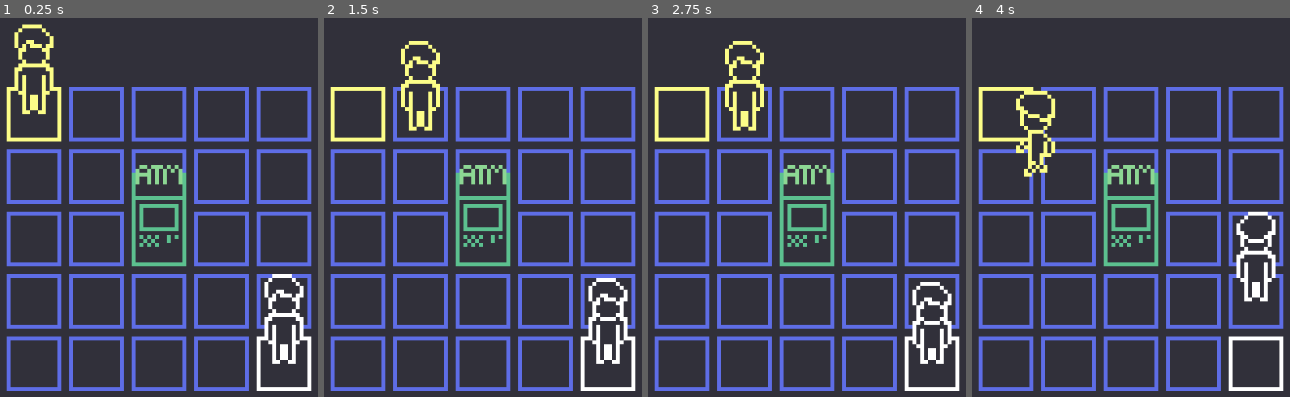
Above: before the commit, frames 1-4 (left to right).
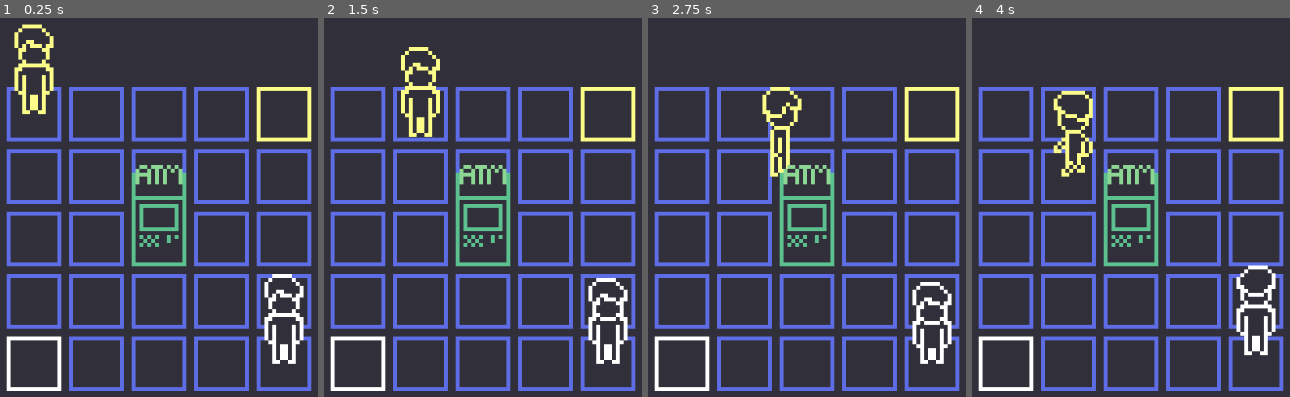
Above: after the commit, the same moments.

Repository: kylesmartin/PayItForward
Game: Godot game, scene res://Scenes/LevelTemplate.tscn
The game is run twice, just before and just after one commit, with the same random seed, the same clock (stepped at 60 frames per second) and the same inputs.
Inputs (mouse positions are in pixels of both pictures, inside the frame that each line leads up to):
- Up to frame 1 (0.25 s): no input
- Up to frame 2 (1.5 s): move the mouse to (outside the picture) at 0.52 s; hold D (move_right) 0.53-1.28 s; tap Mouse wheel down (scroll_down) at 0.6 s; tap Mouse wheel up (scroll_up) at 0.8, 1.35 s; move the mouse to (outside the picture) at 1.27 s; hold S (move_down) from 1.28 s (still down)
- Up to frame 3 (2.75 s): tap E (interact, bound only after the commit) at 1.55, 2.1 s; move the mouse to (886, 135) at 2.02 s; release S (move_down) at 2.03 s; hold D (move_right) from 2.03 s (still down); tap Space (space, bound only after the commit) at 2.3 s
- Up to frame 4 (4 s): move the mouse to (1089, 332) at 2.77 s; release D (move_right) at 2.78 s; hold W (move_up) 2.78-3.53 s; tap Space (space, bound only after the commit) at 2.85 s; tap Mouse wheel down (scroll_down) at 3.05, 3.6 s; move the mouse to (outside the picture) at 3.52 s; hold A (move_left) from 3.53 s (still down); tap Mouse wheel up (scroll_up) at 3.8 s

The runs differ from the first frame. In frame 1, 2.9% of the frame differs, in the area x 1-99%, y 18-99%; in frame 2, 4.4%; in frame 3, 5.6%; in frame 4, 7.8%.

Commit message:
Make ATM fundable

Diff:
--- a/PayItForward/Scenes/ATM.tscn
+++ b/PayItForward/Scenes/ATM.tscn
@@ -7,19 +7,29 @@
 atlas = ExtResource( 1 )
 region = Rect2( 0, 0, 16, 32 )
 
+[sub_resource type="AtlasTexture" id=3]
+atlas = ExtResource( 1 )
+region = Rect2( 16, 0, 16, 32 )
+
 [sub_resource type="SpriteFrames" id=2]
 animations = [ {
 "frames": [ SubResource( 1 ) ],
 "loop": true,
-"name": "normal",
+"name": "off",
+"speed": 5.0
+}, {
+"frames": [ SubResource( 3 ) ],
+"loop": true,
+"name": "on",
 "speed": 5.0
 } ]
 
 [node name="ATM" type="Node2D"]
 z_index = 1
 script = ExtResource( 2 )
+animated_sprite_path = NodePath("Sprite")
 
 [node name="Sprite" type="AnimatedSprite" parent="."]
 position = Vector2( 0, -9 )
 frames = SubResource( 2 )
-animation = "normal"
+animation = "on"
--- a/PayItForward/Scenes/LevelTemplate.tscn
+++ b/PayItForward/Scenes/LevelTemplate.tscn
@@ -6,6 +6,7 @@
 script = ExtResource( 1 )
 grid = [ [ 3, 1, 1, 1, 1 ], [ 1, 1, 1, 1, 1 ], [ 1, 1, 2, 1, 1 ], [ 1, 1, 1, 1, 1 ], [ 1, 1, 1, 1, 3 ] ]
 player_starts = [ Vector3( 0, 0, 50 ), Vector3( 4, 4, 30 ) ]
+player_finishes = [ Vector2( 0, 4 ), Vector2( 4, 0 ) ]
 
 [node name="Camera2D" type="Camera2D" parent="."]
 position = Vector2( 32, 32 )
--- a/PayItForward/Scripts/Player/States/idle.gd
+++ b/PayItForward/Scripts/Player/States/idle.gd
@@ -24,6 +24,10 @@
 func update(delta: float) -> void:
 	if !is_active or !player.is_active:
 		return
+
+	if Input.is_action_just_pressed("interact") and player.current_tile.upper_neighbor != null and player.current_tile.upper_neighbor.atm != null:
+		var atm: ATM = player.current_tile.upper_neighbor.atm as ATM
+		atm.transfer_funds(player, 1)
 
 	# give money OR transition out of idle if the movement is valid
 	if Input.is_action_just_pressed("move_up"):
--- a/PayItForward/Scripts/Player/States/walk.gd
+++ b/PayItForward/Scripts/Player/States/walk.gd
@@ -33,7 +33,7 @@
 	# play animation
 	animated_sprite.play("walk_%s" % direction)
 	# decrement player balance
-	player.withdraw_funds(1) # TODO: set movement cost as a constant somewhere
+	player.remove_funds(1) # TODO: set movement cost as a constant somewhere
 	print("Player %d balance is now %d" % [player.id, player.balance]) # TODO: send signal here
 
 
--- a/PayItForward/Scripts/Player/player.gd
+++ b/PayItForward/Scripts/Player/player.gd
@@ -17,29 +17,33 @@
 
 
 func fund_neighbor(direction: String) -> bool:
-	if direction == "forward" && current_tile.lower_neighbor != null && current_tile.lower_neighbor.occupant != null:
-		withdraw_funds(1)
-		var recipient: Player = current_tile.lower_neighbor.occupant as Player
-		recipient.add_funds(1)
-		print("Player %d gave player %d one dollar" % [id, recipient.id])
+	if direction == "forward" && current_tile.lower_neighbor != null && (current_tile.lower_neighbor.occupant != null or current_tile.lower_neighbor.atm != null):
+		var recipient: Fundable = current_tile.lower_neighbor.occupant as Fundable
+		if current_tile.lower_neighbor.atm != null:
+			recipient = current_tile.lower_neighbor.atm
+		transfer_funds(recipient, 1)
+		print("Player %d gave one dollar" % id)
 		return true
-	elif direction == "backward" && current_tile.upper_neighbor != null && current_tile.upper_neighbor.occupant != null:
-		withdraw_funds(1)
-		var recipient: Player = current_tile.upper_neighbor.occupant as Player
-		recipient.add_funds(1)
-		print("Player %d gave player %d one dollar" % [id, recipient.id])
+	elif direction == "backward" && current_tile.upper_neighbor != null && (current_tile.upper_neighbor.occupant != null or current_tile.upper_neighbor.atm != null):
+		var recipient: Fundable = current_tile.upper_neighbor.occupant as Fundable
+		if current_tile.upper_neighbor.atm != null:
+			recipient = current_tile.upper_neighbor.atm
+		transfer_funds(recipient, 1)
+		print("Player %d gave one dollar" % id)
 		return true
-	elif direction == "left" && current_tile.left_neighbor != null && current_tile.left_neighbor.occupant != null:
-		withdraw_funds(1)
-		var recipient: Player = current_tile.left_neighbor.occupant as Player
-		recipient.add_funds(1)
-		print("Player %d gave player %d one dollar" % [id, recipient.id])
+	elif direction == "left" && current_tile.left_neighbor != null && (current_tile.left_neighbor.occupant != null or current_tile.left_neighbor.atm != null):
+		var recipient: Fundable = current_tile.left_neighbor.occupant as Fundable
+		if current_tile.left_neighbor.atm != null:
+			recipient = current_tile.left_neighbor.atm
+		transfer_funds(recipient, 1)
+		print("Player %d gave one dollar" % id)
 		return true
-	elif direction == "right" && current_tile.right_neighbor != null && current_tile.right_neighbor.occupant != null:
-		withdraw_funds(1)
-		var recipient: Player = current_tile.right_neighbor.occupant as Player
-		recipient.add_funds(1)
-		print("Player %d gave player %d one dollar" % [id, recipient.id])
+	elif direction == "right" && current_tile.right_neighbor != null && (current_tile.right_neighbor.occupant != null or current_tile.right_neighbor.atm != null):
+		var recipient: Fundable = current_tile.right_neighbor.occupant as Fundable
+		if current_tile.right_neighbor.atm != null:
+			recipient = current_tile.right_neighbor.atm
+		transfer_funds(recipient, 1)
+		print("Player %d gave one dollar" % id)
 		return true
 	return false
 
--- a/PayItForward/Scripts/atm.gd
+++ b/PayItForward/Scripts/atm.gd
@@ -2,6 +2,20 @@
 extends Fundable
 
 var current_tile: GridTile
+
+export var animated_sprite_path = NodePath()
+
+onready var animated_sprite: AnimatedSprite = get_node(animated_sprite_path)
+
+
+func _process(delta) -> void:
+	if current_tile.lower_neighbor == null:
+		return
+
+	if current_tile.lower_neighbor.occupant != null:
+		animated_sprite.play("on")
+	else:
+		animated_sprite.play("off")
 
 
 # sets the current tile and occupies it
--- a/PayItForward/Scripts/fundable.gd
+++ b/PayItForward/Scripts/fundable.gd
@@ -4,12 +4,13 @@
 var balance: int = 0
 
 
-func add_funds(funds: int) -> void:
-	balance += funds
+func transfer_funds(target: Fundable, amount: int):
+	remove_funds(amount)
+	target.balance += amount
 
 
-func withdraw_funds(funds: int) -> void:
-	if (funds > balance):
-		push_error("Fundable.withdraw_funds: Insufficient funds (request: %d, balance: %d)" % [funds, balance])
+func remove_funds(amount: int):
+	if (amount > balance):
+		push_error("fundable.remove_funds: Insufficient funds (request: %d, balance: %d)" % [amount, balance])
 		return
-	balance -= funds
+	balance -= amount
--- a/PayItForward/Scripts/grid_generator.gd
+++ b/PayItForward/Scripts/grid_generator.gd
@@ -54,9 +54,9 @@
 	Vector3(0, 0, 0)
 ]
 
-# x, y, player_starts index
+# x, y
 export var player_finishes = [
-	Vector3(0, 0, 0)
+	Vector2(0, 0)
 ]
 
 
@@ -82,7 +82,7 @@
 			var start_tile: GridTile = tiles[i][j] as GridTile
 			var p: Player = players[i][j] as Player
 			p.set_current_tile(start_tile)
-			start_tile.set_player_id(p.id, false)
+			# start_tile.set_player_id(p.id, false) TODO: not sure if this is needed
 			level_manager_instance.players.push_back(p)
 
 	# set current tiles of all atms
@@ -103,7 +103,15 @@
 		if p == null:
 			push_error("grid_generator._ready: no player found at (%d, %d)" % [x, y])
 			return
-		p.add_funds(funds)
+		p.balance = funds
+
+	# convert finishing tiles
+	for i in len(player_finishes):
+		var x: int = player_finishes[i].x
+		var y: int = player_finishes[i].y
+		var finish_tile: GridTile = tiles[x][y] as GridTile
+		finish_tile.set_player_id(i+1, true)
+
 
 # updates the grid
 func set_grid(new_grid):
--- a/PayItForward/Scripts/level_manager.gd
+++ b/PayItForward/Scripts/level_manager.gd
@@ -10,18 +10,11 @@
 
 	var current_player: Player = players[current_index]
 
-	if Input.is_action_just_released("scroll_up"):
+	if Input.is_action_just_pressed("space"):
 		current_player.is_active = false
 		current_index += 1
 		if current_index == len(players):
 			current_index = 0
 		current_player = players[current_index]
 
-	elif Input.is_action_just_released("scroll_down"):
-		current_player.is_active = false
-		current_index -= 1
-		if current_index < 0:
-			current_index = len(players) - 1
-		current_player = players[current_index]
-
 	current_player.is_active = true
--- a/PayItForward/project.godot
+++ b/PayItForward/project.godot
@@ -124,6 +124,16 @@
 "events": [ Object(InputEventMouseButton,"resource_local_to_scene":false,"resource_name":"","device":0,"alt":false,"shi …(212 unchanged characters)…
  ]
 }
+space={
+"deadzone": 0.5,
+"events": [ Object(InputEventKey,"resource_local_to_scene":false,"resource_name":"","device":0,"alt":false,"shift":false,"control":false,"meta":false,"command":false,"pressed":false,"scancode":0,"physical_scancode":32,"unicode":0,"echo":false,"script":null)
+ ]
+}
+interact={
+"deadzone": 0.5,
+"events": [ Object(InputEventKey,"resource_local_to_scene":false,"resource_name":"","device":0,"alt":false,"shift":false,"control":false,"meta":false,"command":false,"pressed":false,"scancode":0,"physical_scancode":69,"unicode":0,"echo":false,"script":null)
+ ]
+}
 
 [physics]
 
Not shown: 1 places in PayItForward/Scenes/ATM.tscn that only renumber resources
